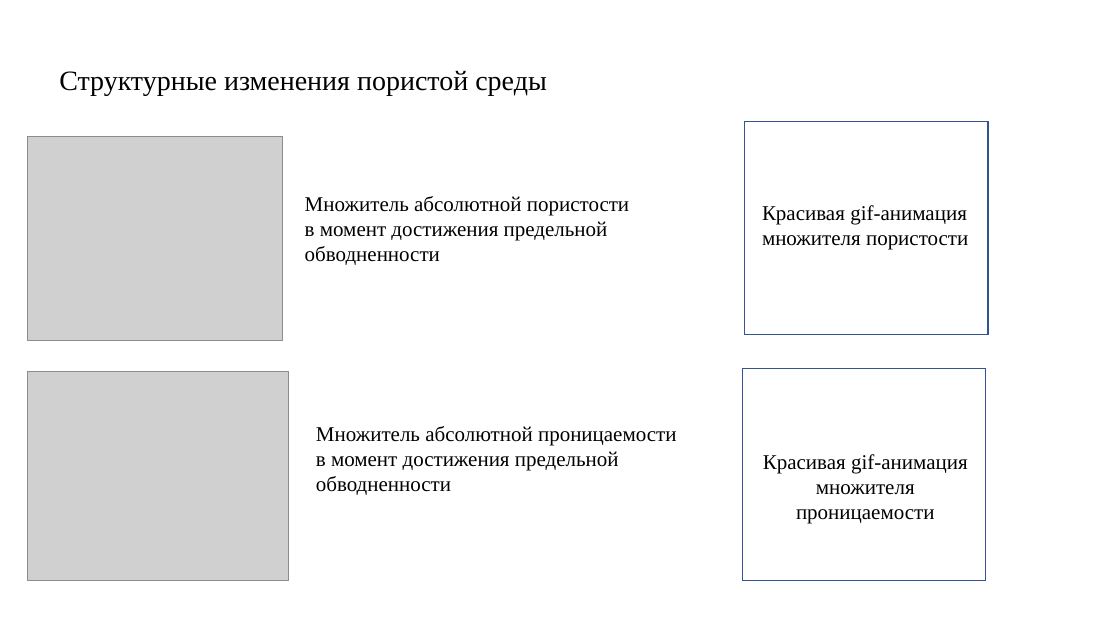
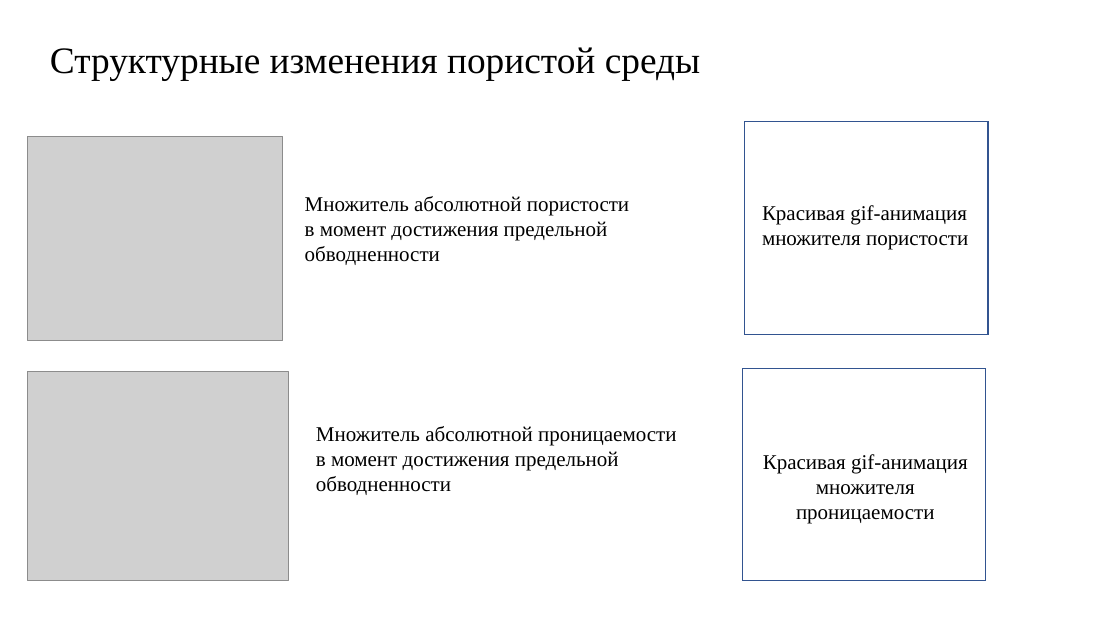
Before and after one commit to 1g0g0r/reservoir-simulator, a slide deck: slide 9 of resources/Лазарев.pptx. Drawn at 1120x630 pixels with LibreOffice and Linux fonts; fonts in the diff are those of the drawing; grey boxes stand for pictures. Boxes give left, top, right and bottom in pixels: in the first picture for what was removed or moved away, otherwise in the second. Text is boxed around its words. In the diff, an @@ line names an element or a change of style, - is before the commit and + after.

```diff
--- a/resources/Лазарев.pptx
+++ b/resources/Лазарев.pptx
@@ text "Структурные изменения пористой среды": place and size @@
-text "Структурные изменения пористой среды" at <box>59,70,547,96</box>
+text "Структурные изменения пористой среды" at <box>50,47,700,80</box>
@@ text "Структурные изменения пористой среды" at <box>50,47,700,80</box>: size 24 to 32 pt @@
```
Also in this commit, not shown: 1 other slide changed, 8 other files.
